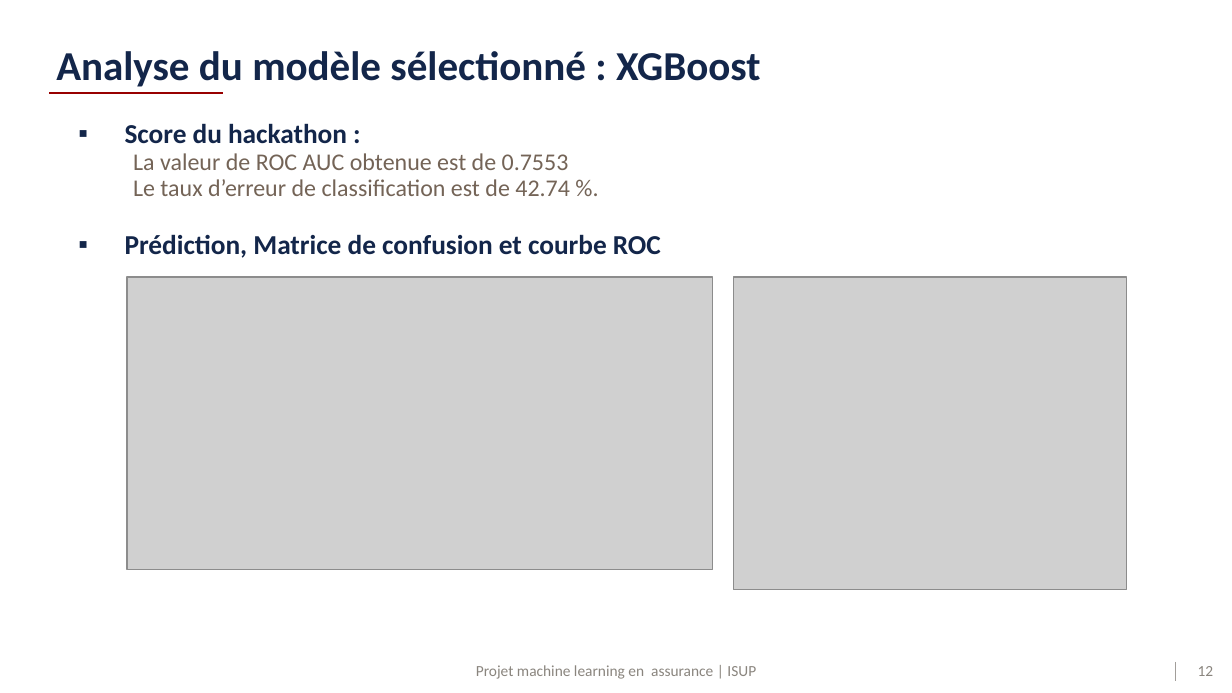
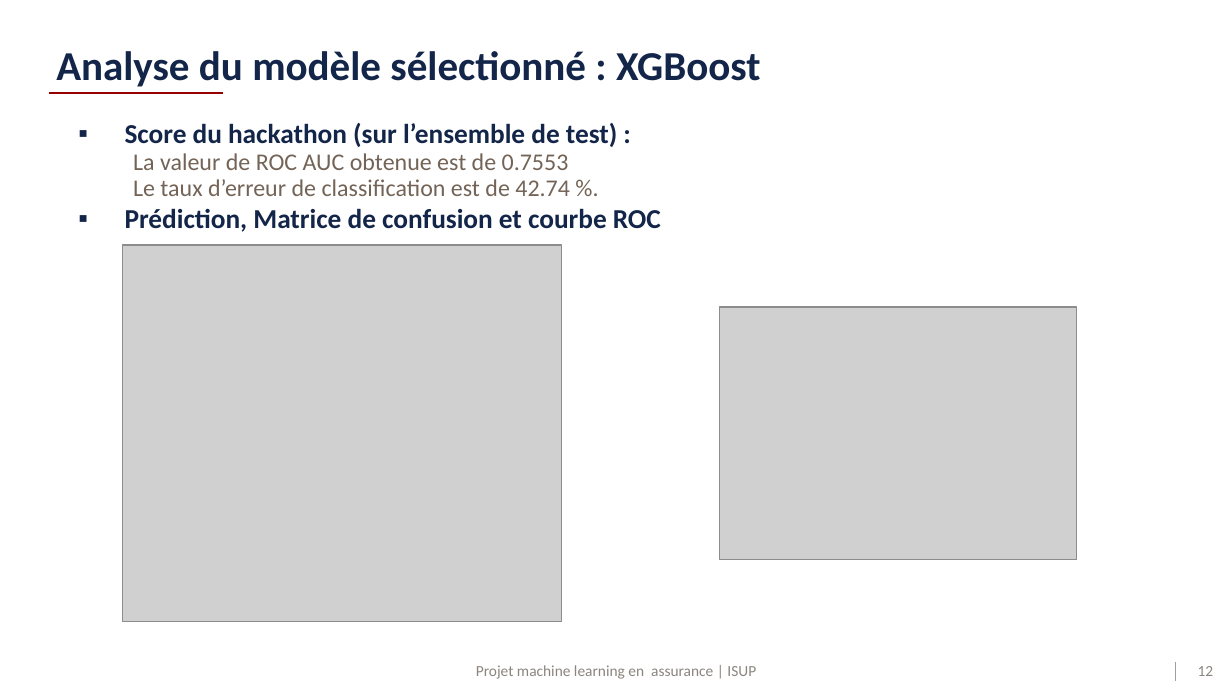
Before and after one commit to ErwanHB/ML_ISUP_ALLART_BURLISSON, a slide deck: slide 12 of ML_ALLART_BURLISSON.pptx. Drawn at 1232x693 pixels with LibreOffice and Linux fonts; fonts in the diff are those of the drawing; grey boxes stand for pictures. Boxes give left, top, right and bottom in pixels: in the first picture for what was removed or moved away, otherwise in the second. Text is boxed around its words. In the diff, an @@ line names an element or a change of style, - is before the commit and + after.

```diff
--- a/ML_ALLART_BURLISSON.pptx
+++ b/ML_ALLART_BURLISSON.pptx
@@ text at (125, 123, 617, 147): text changed @@
-▪ Score du hackathon :
+▪ Score du hackathon (sur l’ensemble de test) :
@@ picture: place and size @@
-picture at (127, 277, 712, 570)
+picture at (123, 245, 563, 622)
@@ picture: place and size @@
-picture at (733, 277, 1126, 590)
+picture at (719, 307, 1077, 559)
```
Also in this commit, not shown: 5 other files.
